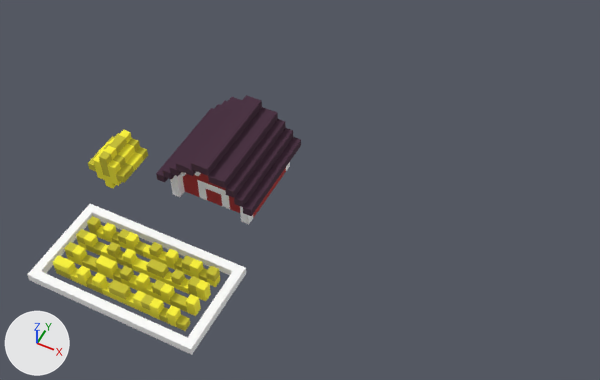
Before and after pictures for a commit that changed the glTF model public/farm.gltf.
The view is the same before and after, from a camera (50 mm lens) standing at (38.5, -48.3, 74.8) and looking at (10.2, 8.3, 4.1). Lighting does not change. The marker at lower left points along +X, +Y and +Z. Where no turn or scale is listed for an object, it has been applied to the vertices. Vertices at the same position are counted once.

Script lines for the objects in view, before the commit:
```python
mat_material_1 = principled_material('Material.1')
mat_material_1.texture = img_image_0
mat_material_1.roughness = 1.0
me_mesh_0 = bpy.data.meshes.new('Mesh_0')
me_mesh_0.from_pydata(...)  # 1516 vertices, 3212 faces; spans x -14.0..10.0, y -15.0..13.0, z 1.0..11.0
me_mesh_0.materials.append(mat_material_1)  # picture img_image_0
ob_layer_3 = bpy.data.objects.new('Layer.3', me_mesh_0)
ob_layer_3.location = (0.0, 0.0, 0.0)
```
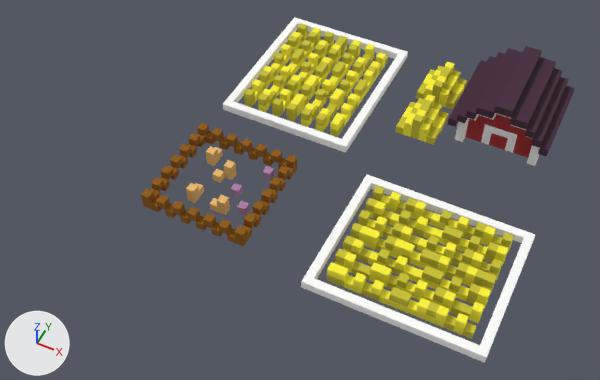
Location of each change, [x1, y1, x2, y2] in pixels of the pictures (600 x 380 px; the box of a moved part takes in the faces that stretch with it):
'Layer.3', surface changed, reshaped (58% wider, 33% taller): before [27, 95, 301, 355]; after [141, 17, 575, 363]
part 1 of me_mesh_0, moved or reshaped: before [64, 242, 201, 316]; after [335, 249, 485, 323]
part 2 of me_mesh_0, moved or reshaped: before [76, 229, 211, 301]; after [343, 235, 491, 309]
part 3 of me_mesh_0, moved or reshaped: before [87, 216, 220, 287]; after [358, 210, 503, 280]
part 4 of me_mesh_0, added (yellow): after [365, 198, 508, 266]
part 5 of me_mesh_0, added (yellow): after [372, 186, 514, 253]
part 6 of me_mesh_0, moved or reshaped: before [53, 255, 191, 331]; after [327, 262, 476, 339]
part 7 of me_mesh_0, deleted: before [27, 204, 246, 355]
part 8 of me_mesh_0, deleted (yellow): before [88, 130, 148, 188]
part 9 of me_mesh_0, added: after [223, 17, 575, 363]
part 10 of me_mesh_0, cut back: before [156, 95, 301, 224]; after [141, 123, 297, 247]

The change, as a list of edits to the scene's bpy script:
```text
Change mat_material_1:
    remove n2 = _N.new('ShaderNodeTexImage'); n2.name = 'Image Texture'
    remove n2.image = img_image_0
    add n3 = _N.new('ShaderNodeVertexColor'); n3.name = 'Color Attribute'
    where n0 = _N.new('ShaderNodeBsdfPrincipled'); n0.name = 'Principled BSDF'
    remove _L.new(n2.outputs[0], n0.inputs[0])  # 'Color' to 'Base Color'
    add _L.new(n3.outputs[0], n0.inputs[0])  # 'Color' to 'Base Color'
Change me_mesh_0:
    used by ob_layer_3; location = (0.0, 0.0, 0.0)
    remove me_mesh_0.from_pydata(...)  # 1516 vertices, 3212 faces; spans x -14.0..10.0, y -15.0..13.0, z 1.0..11.0
    add me_mesh_0.from_pydata(...)  # 3290 vertices, 6688 faces; spans x -5.0..36.0, y -3.0..37.0, z 3.0..11.0
    me_mesh_0 part 1: the loose piece of 98 vertices spanning x -8.0..8.0, y -11.0..-10.0, z 3.0..5.0 is moved by (26.0, 12.0, 0.0)
    me_mesh_0 part 2: the loose piece of 98 vertices spanning x -8.0..8.0, y -9.0..-8.0, z 3.0..5.0 is moved by (26.0, 12.0, 0.0)
    me_mesh_0 part 3: the loose piece of 100 vertices spanning x -8.0..8.0, y -7.0..-6.0, z 3.0..5.0 is moved by (26.0, 14.0, 0.0)
    me_mesh_0 part 4: the loose piece of 98 vertices spanning x -8.0..8.0, y -9.0..-8.0, z 3.0..5.0 is copied, and the copy is moved by (26.0, 18.0, 0.0); it spans x 18.0..34.0, y 9.0..10.0, z 3.0..5.0
    me_mesh_0 part 5: the loose piece of 100 vertices spanning x -8.0..8.0, y -7.0..-6.0, z 3.0..5.0 is copied, and the copy is moved by (26.0, 18.0, 0.0); it spans x 18.0..34.0, y 11.0..12.0, z 3.0..5.0
    me_mesh_0 part 6: the loose piece of 100 vertices spanning x -8.0..8.0, y -13.0..-12.0, z 3.0..5.0 is moved by (26.0, 12.0, 0.0)
    me_mesh_0 part 7: the loose piece of 232 vertices spanning x -10.0..10.0, y -15.0..-4.0, z 3.0..4.0 is deleted
    me_mesh_0 part 8: the loose piece of 128 vertices spanning x -14.0..-9.0, y 1.0..6.0, z 1.0..6.0 is deleted
    me_mesh_0 part 9: 2318 vertices added at x -5.0..36.0, y -3.0..37.0, z 3.0..11.0
    me_mesh_0 part 10: 645 vertices removed from x -4.0..8.0, y 1.0..13.0, z 3.0..11.0; 263 vertices added at x -5.0..8.0, y -1.0..12.0, z 3.0..5.0
```
